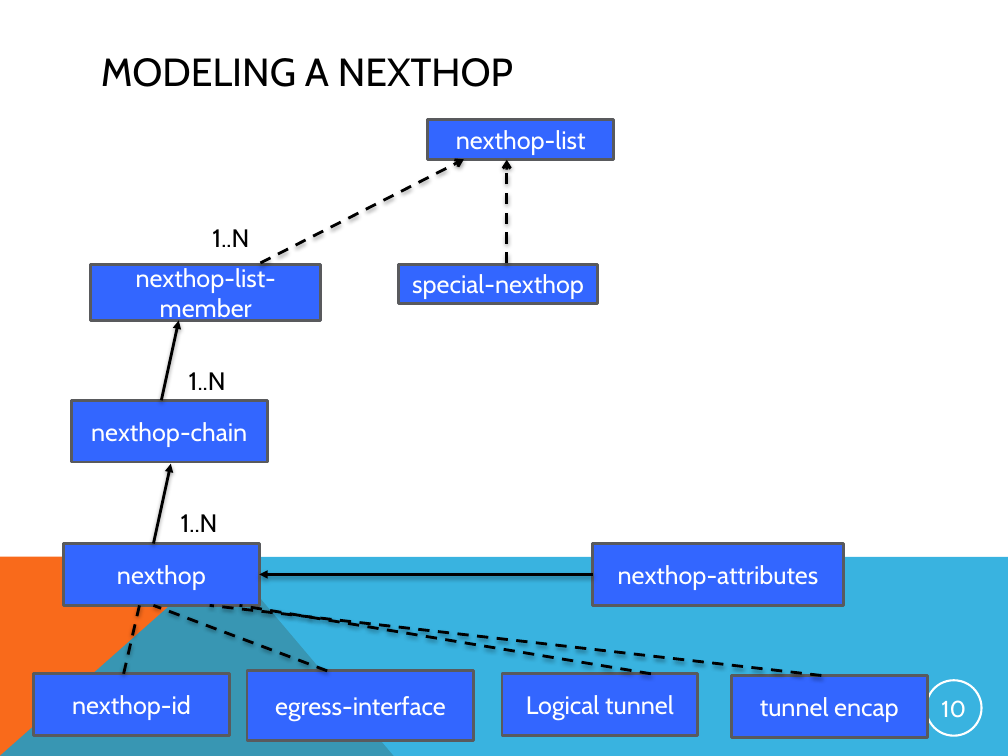
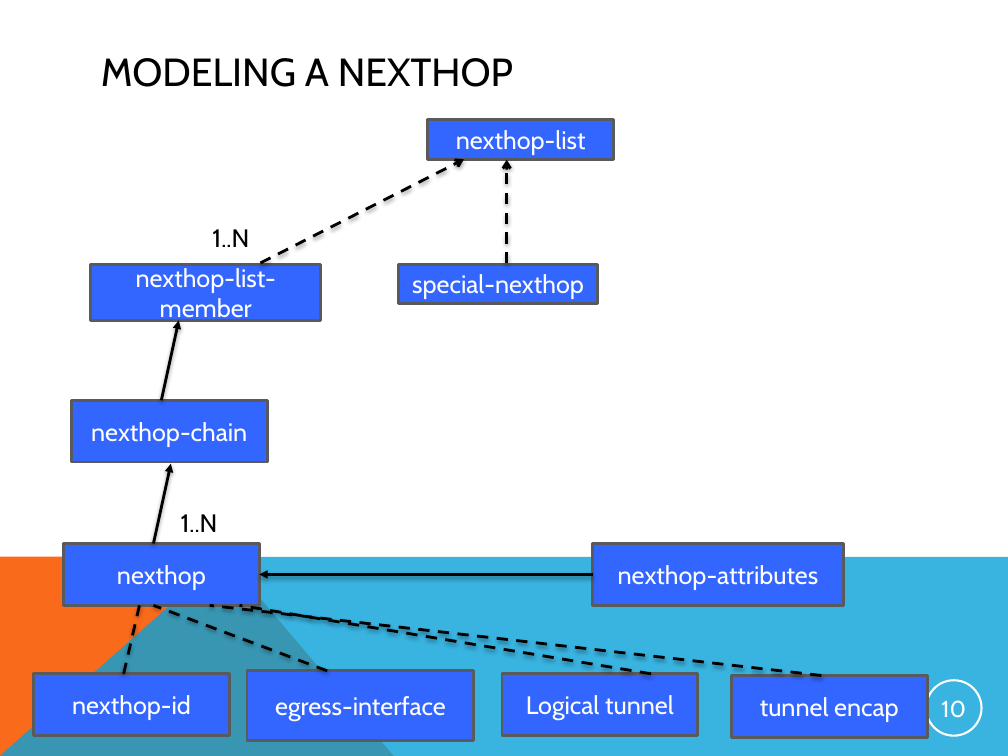
Before and after one commit to bnitin/draft-ietf-i2rs-rib-info-model, a slide deck: slide 10 of rib-info-model-ietf87.pptx. Drawn at 1008x756 pixels with LibreOffice and Linux fonts; fonts in the diff are those of the drawing. Boxes give left, top, right and bottom in pixels: in the first picture for what was removed or moved away, otherwise in the second. Text is boxed around its words. In the diff, an @@ line names an element or a change of style, - is before the commit and + after.

```diff
--- a/rib-info-model-ietf87.pptx
+++ b/rib-info-model-ietf87.pptx
@@ text removed at [189,372,226,390] @@
-1..N
```
Also in this commit, not shown: 1 other slide changed, 1 other file.
